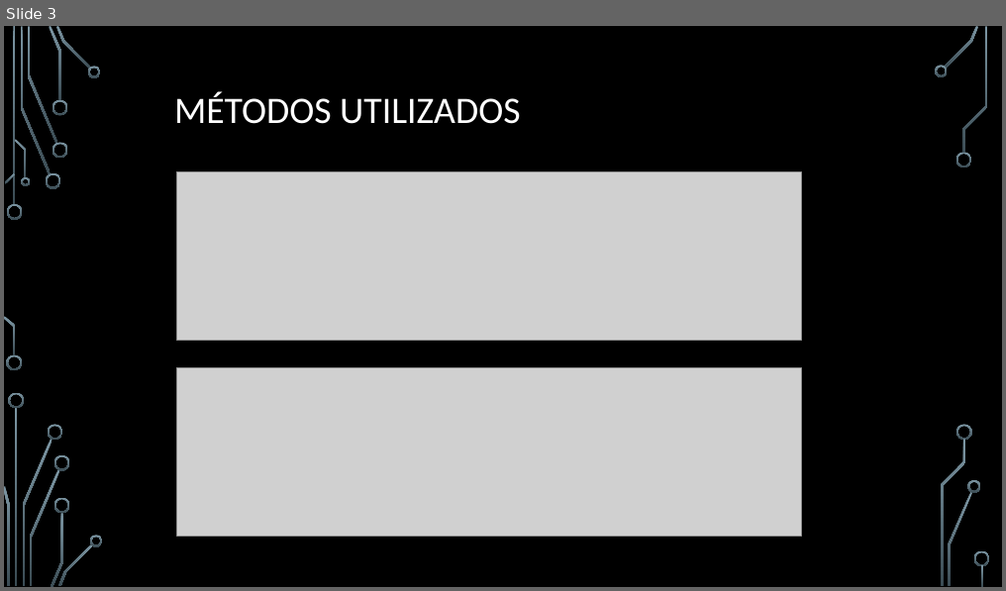
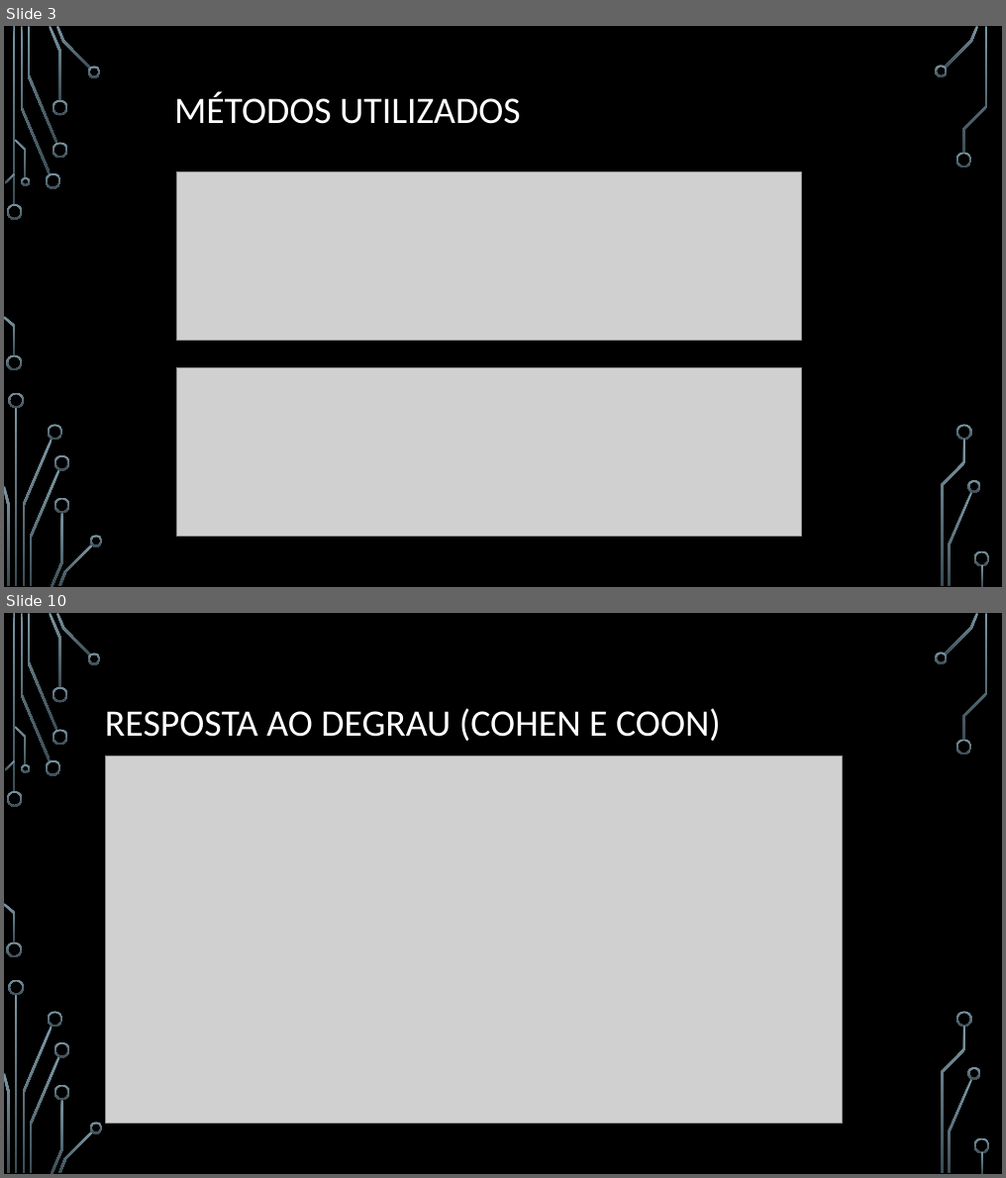
Before and after one commit to MathCarv/C213, a slide deck: documents/Trabalho de Sistemas Embarcados (C213).pptx. Shown one above the other, each under a label of ours: slide 3 before the commit, slides 3 and 10 after it; the slides between them are not shown. The pictures are 1006x591 and 1006x1178 pixels, drawn with LibreOffice and Linux fonts; fonts in the diff are those of the drawing; grey boxes stand for pictures; background and template pictures are left out. Boxes give left, top, right and bottom in pixels: in the first picture for what was removed or moved away, otherwise in the second. Text is boxed around its words. In the diff, an @@ line names an element or a change of style, - is before the commit and + after.

```diff
--- a/documents/Trabalho de Sistemas Embarcados (C213).pptx
+++ b/documents/Trabalho de Sistemas Embarcados (C213).pptx
@@ slide 10 added at <box>4,613,1002,1174</box>, background picture (left out); not listed: 36 template elements that a slide beside it also shows @@
@@ title added at <box>105,708,721,741</box>, 36 pt, text #FFFFFF @@
+RESPOSTA AO DEGRAU (COHEN E COON)
@@ picture added at <box>106,756,843,1124</box> @@
```
Also in this commit, not shown: 9 other slides added, 1 slide removed, 9 other files.
